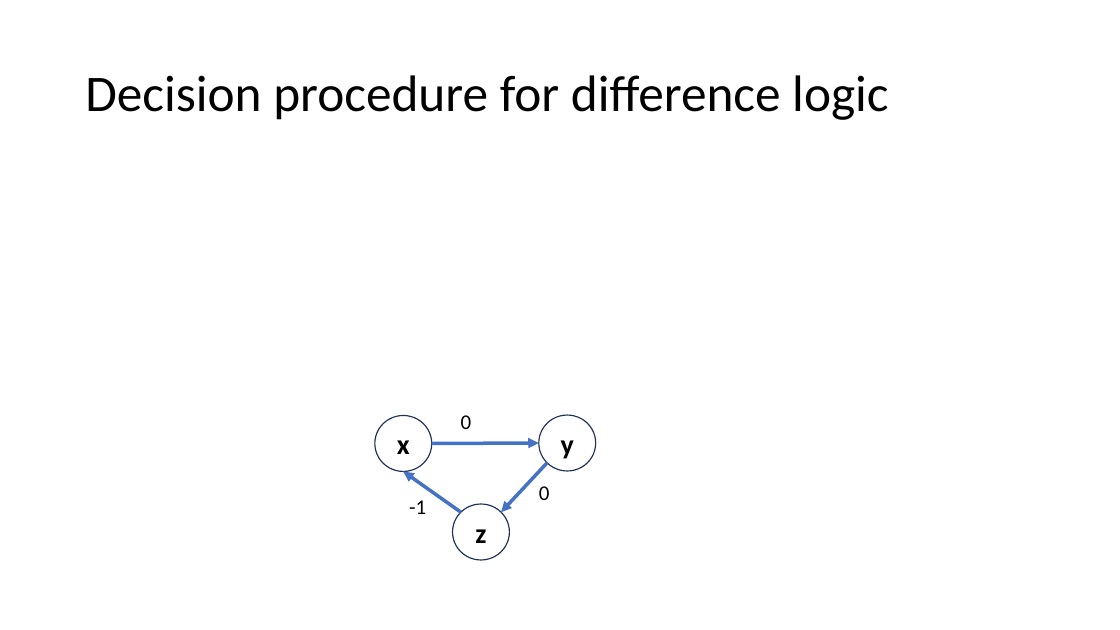
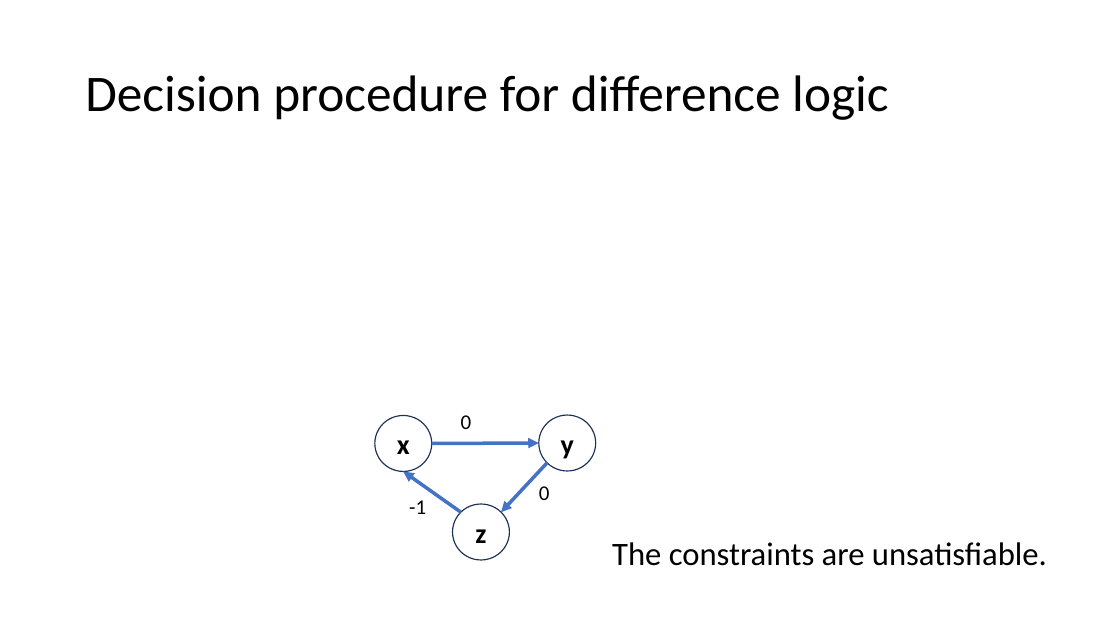
Before and after one commit to piyus/piyus.github.io, a slide deck: slide 35 of DP/slides/Lecture-13.pptx (slide 38 before the commit). Drawn at 1120x630 pixels with LibreOffice and Linux fonts; fonts in the diff are those of the drawing; grey boxes stand for pictures. Boxes give left, top, right and bottom in pixels: in the first picture for what was removed or moved away, otherwise in the second. Text is boxed around its words. In the diff, an @@ line names an element or a change of style, - is before the commit and + after.

```diff
--- a/DP/slides/Lecture-13.pptx
+++ b/DP/slides/Lecture-13.pptx
@@ text added at (x1=612, y1=542, x2=1047, y2=566), 28 pt, text #000000 @@
+The constraints are unsatisfiable.
```
Also in this commit, not shown: 9 other slides changed, 5 slides removed, 1 other file.
